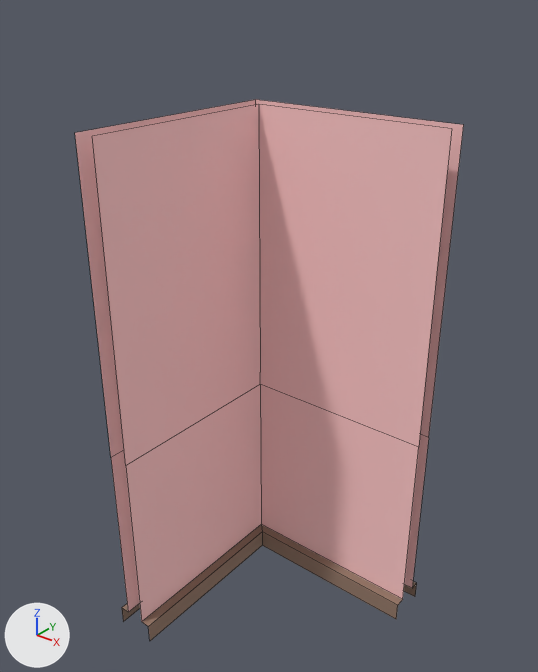
The FBX model Content/Game_Art/FBX/Archi/SM_Coin_Int_Double_1x1.fbx, before and after one commit.
Camera for both pictures: a 50 mm camera at (1.27, -1.75, 3.03) aimed at (-0.61, 0.6, 1.57). The axes (+X, +Y, +Z) are drawn at lower left. The lights are the same throughout. Mesh edges are drawn as thin lines. Where no turn or scale is listed for an object, it has been applied to the vertices. Vertices at the same position are counted once.

Objects in the first picture: 'SM_Coin_Int_Double_1x1'.
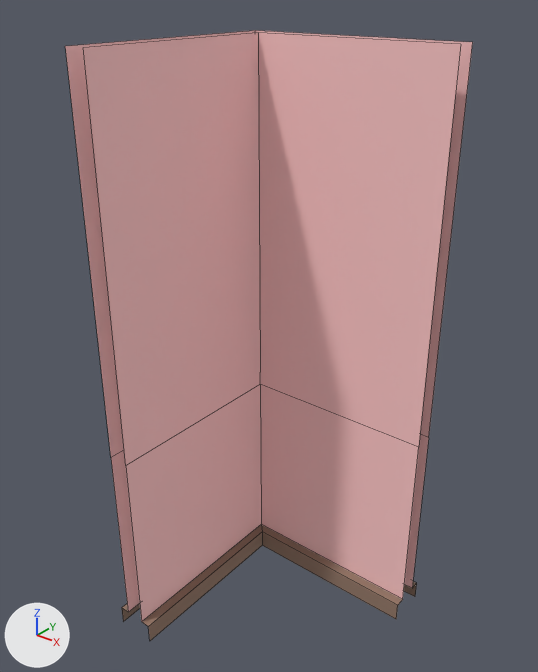
Scene script edits in JSON lines:
```json
{"block": "me_mesh", "where": "me_mesh.from_pydata(...)  # 37 vertices, 16 faces; spans x -1.1..0.0, y 0.0..1.1, z 0.0..2.5"}
{"block": "me_mesh", "where": "# used by ob_sm_coin_int_double_1x1; location = (0.0, 0.0, 0.0)"}
{"block": "me_mesh", "where": "# before: 0 (0.0, 0.95, 2.5) at pixel (451, 128), 11 (0.0, 1.05, 2.5) at pixel (463, 124), 18 (-0.95, 0.95, 2.5) at pixel (258, 104), 23 (-0.95, 0.0, 2.5) at pixel (92, 136), 33 (-1.05, 1.05, 2.5) at pixel (255, 99)"}
{"block": "me_mesh", "where": "# before: 34 (-1.05, 0.0, 2.5) at pixel (74, 132)"}
{"block": "me_mesh", "change": "me_mesh part 1"}
{"op": "add", "block": "me_mesh", "code": "for i in [0, 11, 18, 23, 33, 34]: me_mesh.vertices[i].co += Vector((0.0, 0.0, 0.3))"}
```

Location of each change, [x1, y1, x2, y2] in pixels of the pictures (538 x 672 px; the box of a moved part takes in the faces that stretch with it):
```json
{"object": "SM_Coin_Int_Double_1x1", "change": "reshaped", "before": [75, 99, 464, 641], "after": [65, 30, 473, 641], "on screen": "13% taller"}
{"part": 1, "of": "me_mesh", "change": "moved or reshaped", "before": [75, 99, 464, 420], "after": [65, 30, 473, 420]}
```
